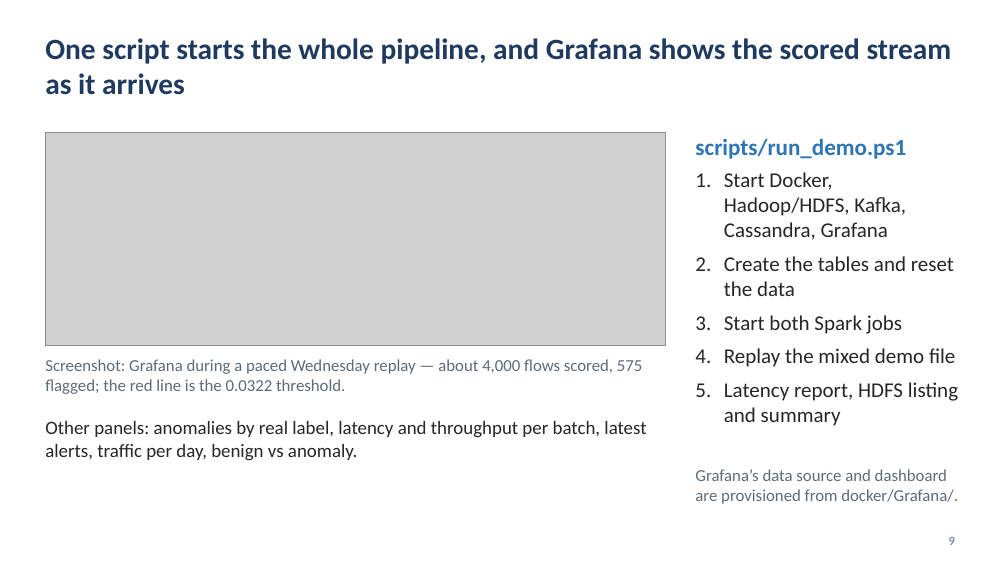
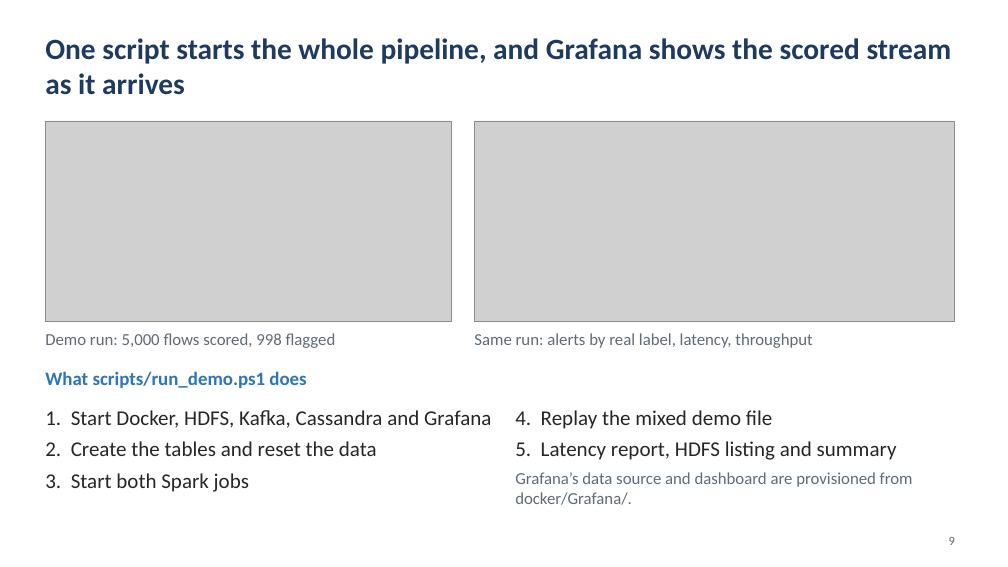
Before and after one commit to mohammedaminechaieb/FlowGuard, a slide deck: slide 9 of docs/FlowGuard.pptx. Drawn at 1008x567 pixels with LibreOffice and Linux fonts; fonts in the diff are those of the drawing; grey boxes stand for pictures. Boxes give left, top, right and bottom in pixels: in the first picture for what was removed or moved away, otherwise in the second. Text is boxed around its words. In the diff, an @@ line names an element or a change of style, - is before the commit and + after.

```diff
--- a/docs/FlowGuard.pptx
+++ b/docs/FlowGuard.pptx
@@ picture: place and size @@
-picture at <box>45,132,665,346</box>
+picture at <box>45,121,452,321</box>
@@ picture added at <box>475,121,955,321</box> @@
@@ text removed at <box>45,359,642,394</box> @@
-Screenshot: Grafana during a paced Wednesday replay — about 4,000 flows scored, 575 flagged; the red line is the 0.0322 threshold.
@@ text added at <box>45,333,336,348</box>, 16 pt, text #5F6B76 @@
+Demo run: 5,000 flows scored, 998 flagged
@@ text added at <box>474,333,812,348</box>, 16 pt, text #5F6B76 @@
+Same run: alerts by real label, latency, throughput
@@ text at <box>45,371,306,388</box>: text changed; size 22 to 18 pt @@
-scripts/run_demo.ps1
+What scripts/run_demo.ps1 does
@@ text at <box>45,410,491,492</box>: text changed @@
-1. Start Docker, Hadoop/HDFS, Kafka, Cassandra, Grafana
-2. Create the tables and reset the data
-3. Start both Spark jobs
-4. Replay the mixed demo file
-5. Latency report, HDFS listing and summary
+1. Start Docker, HDFS, Kafka, Cassandra and Grafana
+2. Create the tables and reset the data
+3. Start both Spark jobs
@@ text at <box>515,410,897,460</box>: paragraphs added @@
+4. Replay the mixed demo file
+5. Latency report, HDFS listing and summary
@@ text "4. Replay the mixed demo ...": place and size @@
-text "4. Replay the mixed demo ..." at <box>695,469,958,504</box>
+text "4. Replay the mixed demo ..." at <box>515,410,913,505</box>
@@ text removed at <box>45,421,646,461</box> @@
-Other panels: anomalies by real label, latency and throughput per batch, latest alerts, traffic per day, benign vs anomaly.
@@ text at <box>515,472,913,505</box>: more space between paragraphs @@
```
Also in this commit, not shown: 3 other files.
